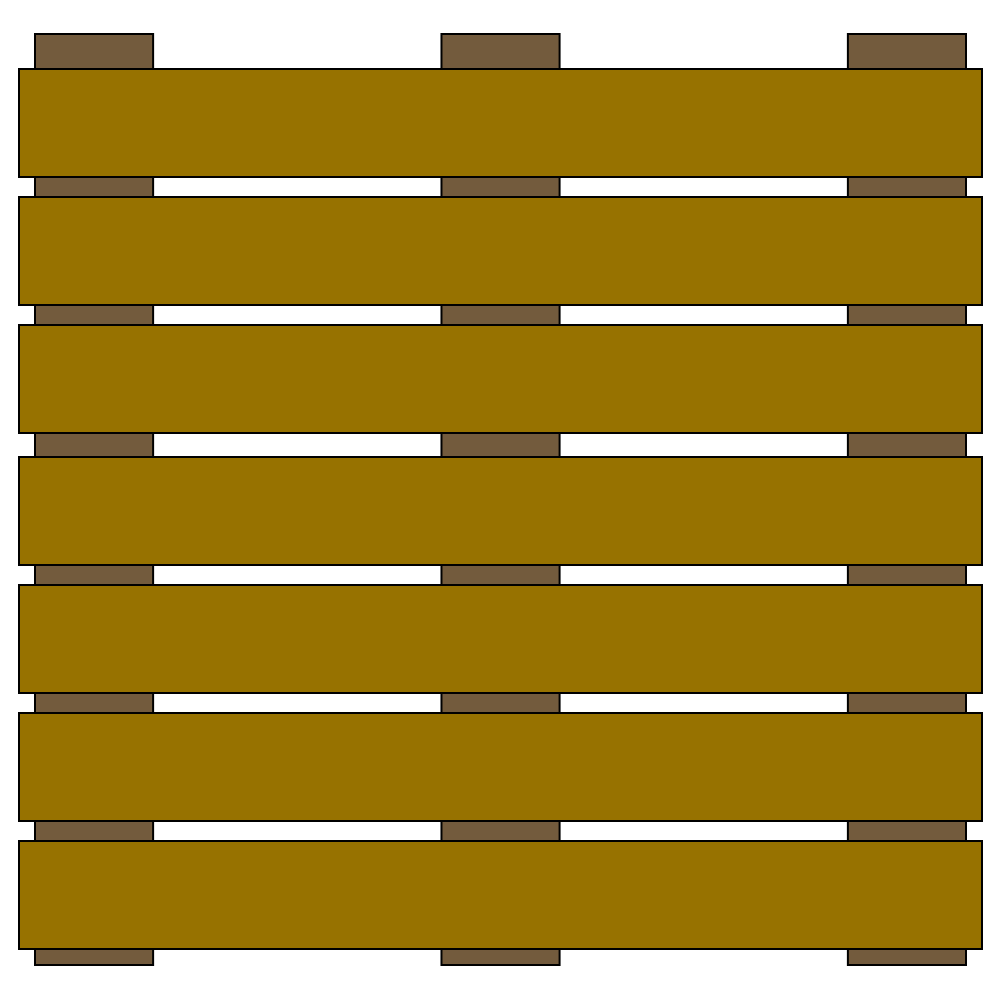
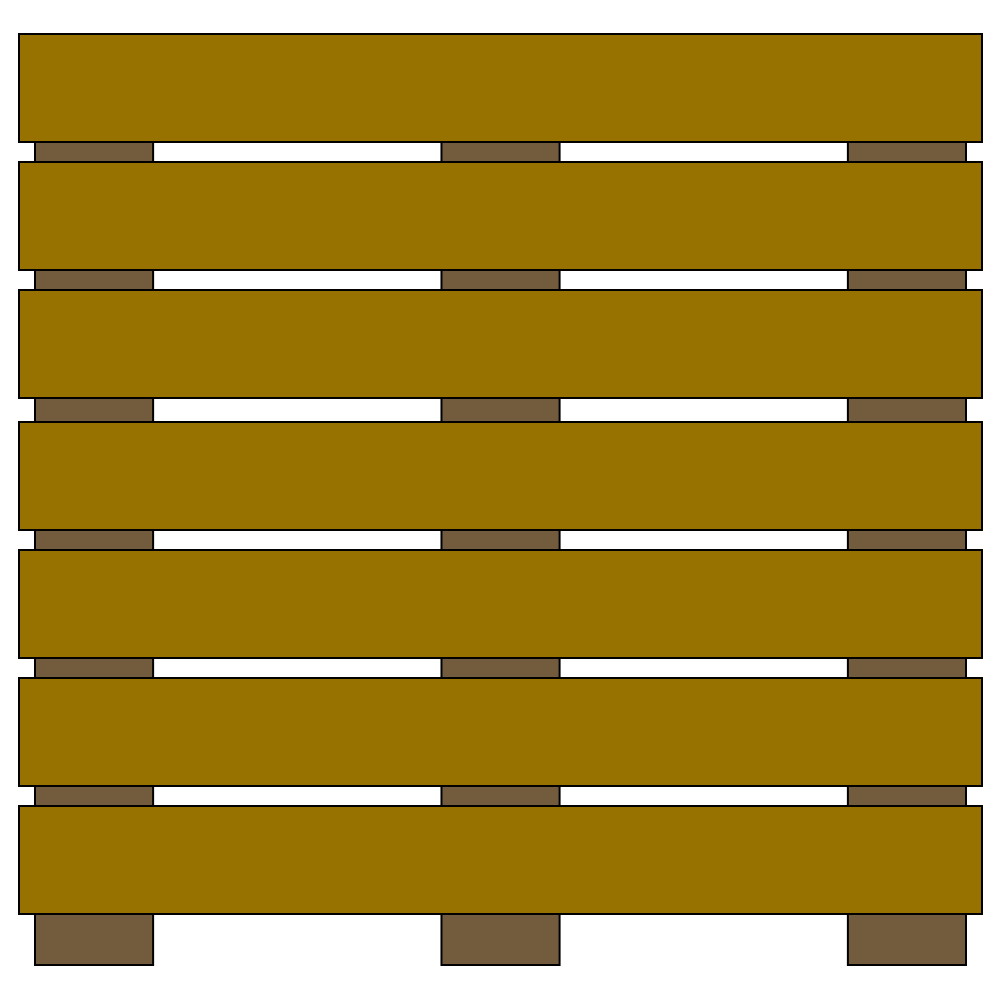
Layers edited between the first and the second 1000x1000 image:
painted on "Rectángulo 2" over box(18, 33, 983, 950)
